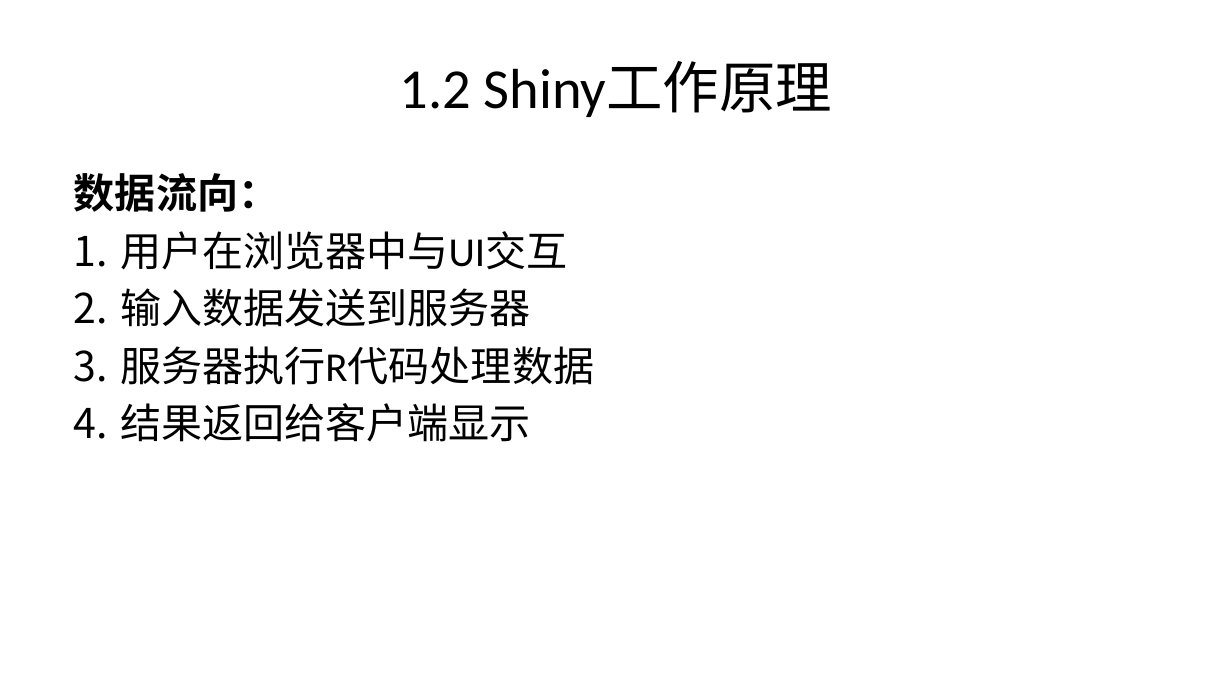
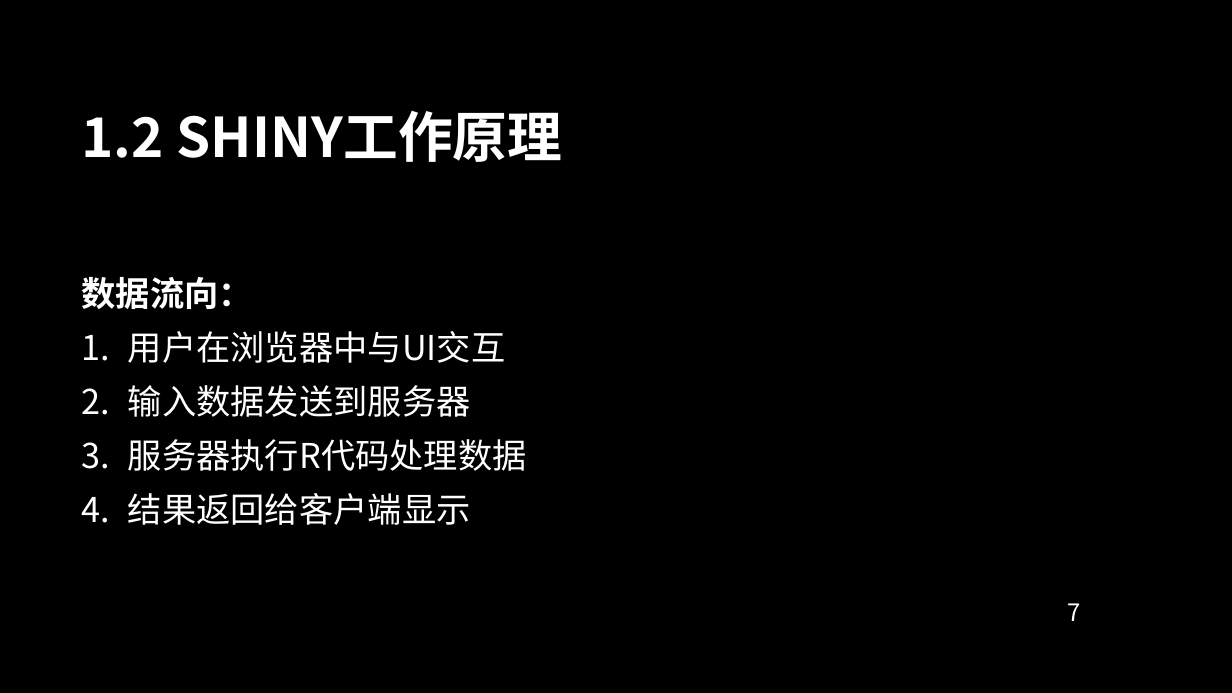
Before and after one commit to Kiriny1999/analysis-ic-model, a slide deck: slide 7 of shiny_app_documentation.pptx. Drawn at 1232x693 pixels with LibreOffice and Linux fonts; fonts in the diff are those of the drawing; background and template pictures are left out. Boxes give left, top, right and bottom in pixels: in the first picture for what was removed or moved away, otherwise in the second. Text is boxed around its words. In the diff, an @@ line names an element or a change of style, - is before the commit and + after.

```diff
--- a/shiny_app_documentation.pptx
+++ b/shiny_app_documentation.pptx
@@ background #FFFFFF to picture (left out) @@
@@ title at <box>82,111,562,162</box>: text changed; size 33 to 32 pt; font Calibri to Noto Sans CJK SC; text colour #000000 to #FFFFFF; bold on @@
-1.2 Shiny工作原理
+1.2 SHINY工作原理
@@ text "数据流向：": place and size @@
-text "数据流向：" at <box>74,173,594,442</box>
+text "数据流向：" at <box>82,277,527,525</box>
@@ text "数据流向：" at <box>82,277,527,525</box>: size 24 to 20 pt, font Calibri to Noto Sans CJK SC, text colour #000000 to #FFFFFF; more space between paragraphs; vertical alignment top to middle @@
@@ page number added at <box>1067,603,1080,621</box>, 14 pt, text #FFFFFF @@
+7
```
Also in this commit, not shown: 49 other slides changed, 6 slides added, 3 slides removed, 2 other files.
